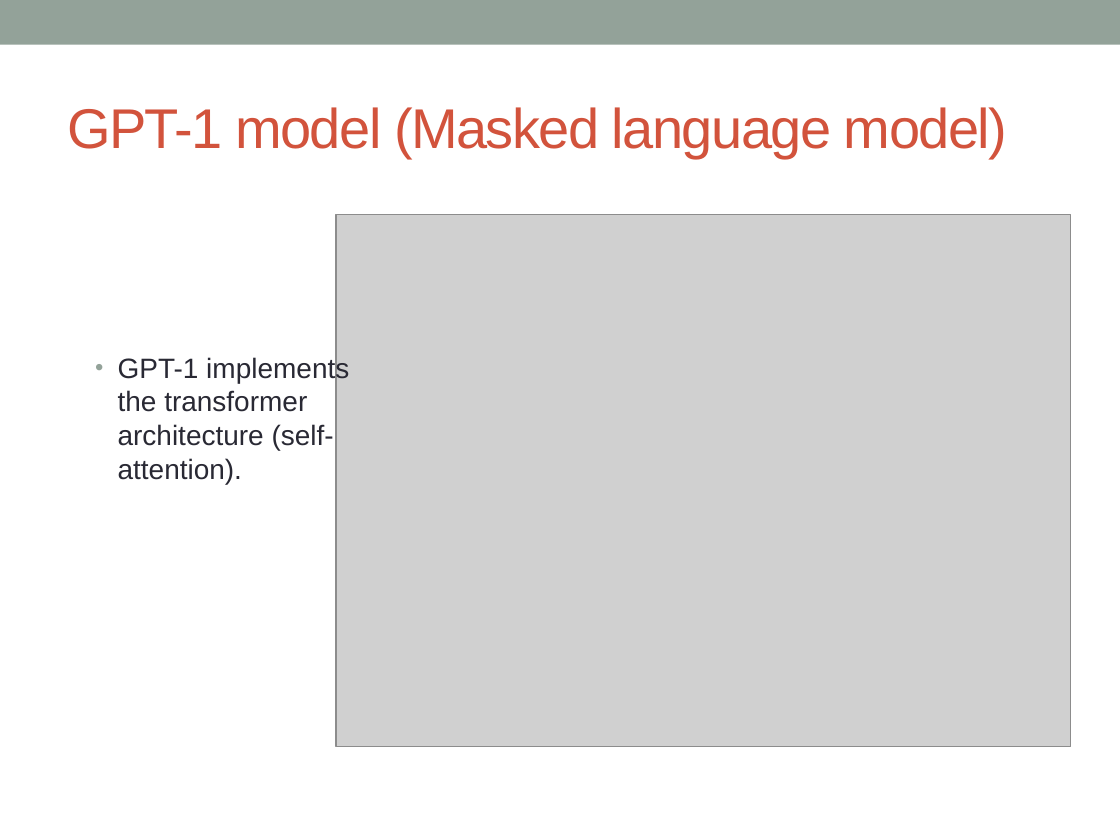
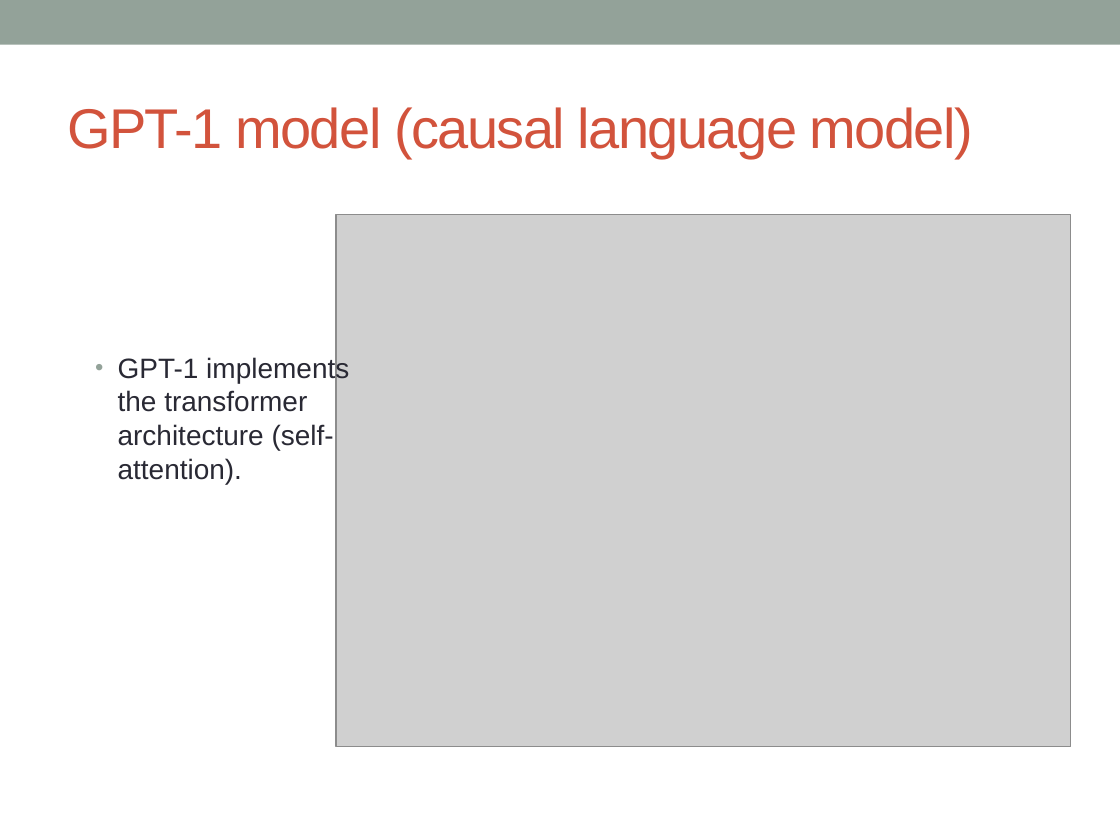
Before and after one commit to raphaelmourad/LLM-for-genomics-training, a slide deck: slide 15 of CM_llm_genomics.pptx (slide 14 before the commit). Drawn at 1120x840 pixels with LibreOffice and Linux fonts; fonts in the diff are those of the drawing; grey boxes stand for pictures. Boxes give left, top, right and bottom in pixels: in the first picture for what was removed or moved away, otherwise in the second. Text is boxed around its words. In the diff, an @@ line names an element or a change of style, - is before the commit and + after.

```diff
--- a/CM_llm_genomics.pptx
+++ b/CM_llm_genomics.pptx
@@ title at bbox=[67, 107, 973, 158]: text changed @@
-GPT-1 model (Masked language model)
+GPT-1 model (causal language model)
```
Also in this commit, not shown: 7 other slides changed, 6 slides added, 1 other file.
